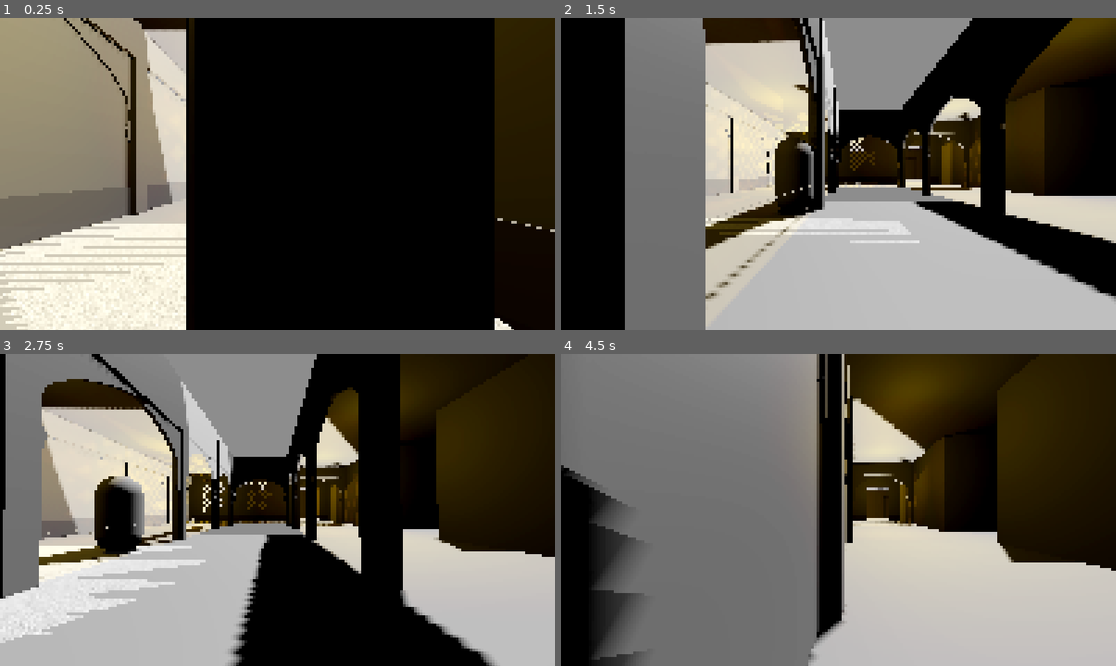
Above: before the commit, frames 1-4 (two rows, left to right).
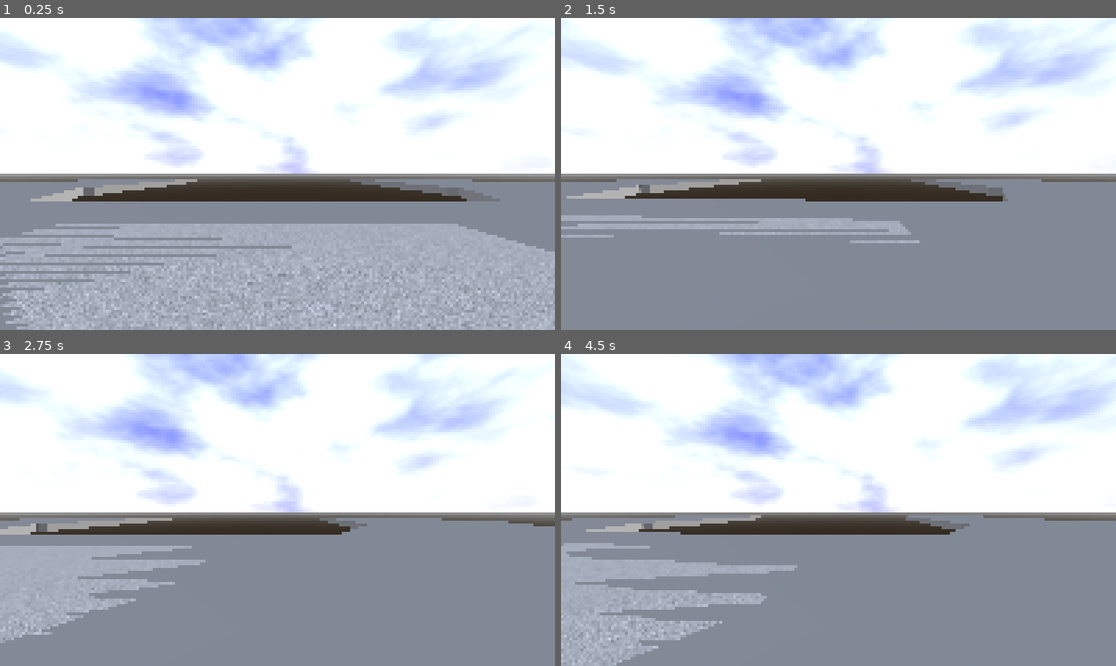
Above: after the commit, the same moments.

Repository: fayotic/the-eye-game-jam
Game: Godot game, scene res://scenes/world.tscn
The game is run twice, just before and just after one commit, with the same random seed, the same clock (stepped at 60 frames per second) and the same inputs. This scene is started directly instead of the project's main scene. Sound files missing from this copy of the repository are replaced by a short silence.
Inputs (mouse positions are in pixels of both pictures, inside the frame that each line leads up to):
- Up to frame 1 (0.25 s): no input
- Up to frame 2 (1.5 s): tap Enter (ui_accept) at 0.5, 0.77 s; move the mouse to (866, 174) at 0.52 s; hold D (move_right) 0.53-1.28 s; tap W (move_front) at 0.6, 1.35 s; move the mouse to (810, 174) at 1.27 s; hold S (move_back) from 1.28 s (still down)
- Up to frame 3 (2.75 s): tap Enter (ui_accept) at 1.52 s; move the mouse to (288, 503) at 2.02 s; release S (move_back) at 2.03 s; hold D (move_right) from 2.03 s (still down); tap W (move_front) at 2.1 s
- Up to frame 4 (4.5 s): move the mouse to (832, 516) at 2.77 s; tap W (move_front) at 2.85, 3.6, 4.35 s; tap Enter (ui_accept) at 3.02, 3.77 s; move the mouse to (877, 513) at 3.52 s; release D (move_right) at 3.53 s; hold A (move_left) from 3.53 s (still down); move the mouse to (794, 506) at 4.27 s

The runs differ from the first frame. In frame 1, 100% of the frame differs, in the area x 0-100%, y 0-100%; in frame 2, 100%; in frame 3, 99%; in frame 4, 99%.
Error before the commit: Parse Error: Preload file "uid://c4s8vbkjxxqpw" does not exist. (res://components/map)

Commit message:
UID Adjustments, final fix
Tweaks invalid UID, triple checked that main should be fine to use now. I'm keeping backups everytime before i push changes from now on 😅

Diff:
--- a/components/map looper/map_looper.gd
+++ b/components/map looper/map_looper.gd
@@ -6,7 +6,7 @@
 @export var remove_additional_nodes: Array[Node3D] = []
 
 var rooms = [
-	preload("uid://c4s8vbkjxxqpw"),
+	preload("uid://br7c3g0bpoi28"),
 	preload("uid://8bxi6os700kl"),
 	preload("uid://dhmte4obd35yt")
 ]
--- a/components/map looper/map_looper.tscn
+++ b/components/map looper/map_looper.tscn
@@ -1,10 +1,6 @@
-[gd_scene load_steps=3 format=3 uid="uid://diap4brek72eb"]
+[gd_scene load_steps=2 format=3 uid="uid://diap4brek72eb"]
 
 [ext_resource type="Script" uid="uid://c0g51yhr70a8v" path="res://components/map looper/map_looper.gd" id="1_ksop3"]
-[ext_resource type="PackedScene" uid="uid://c4s8vbkjxxqpw" path="res://components/map looper/rooms/room_a.tscn" id="2_kqsup"]
 
-[node name="MapLooper" type="Node3D" node_paths=PackedStringArray("initial_room")]
+[node name="MapLooper" type="Node3D"]
 script = ExtResource("1_ksop3")
-initial_room = NodePath("RoomA")
-
-[node name="RoomA" parent="." instance=ExtResource("2_kqsup")]
